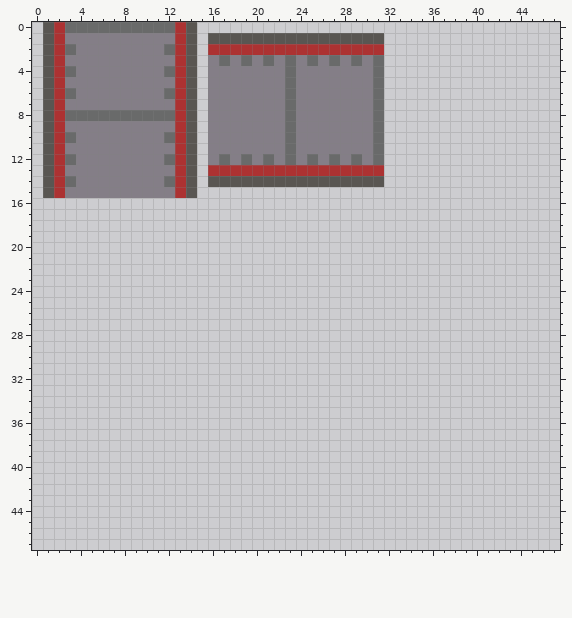
A pixel-art file gets an edit: Assets/Industry/Art/Conveyors x16.ase. Above is the file before it was changed.
48x48 pixels, 1 frame.
And afterwards:
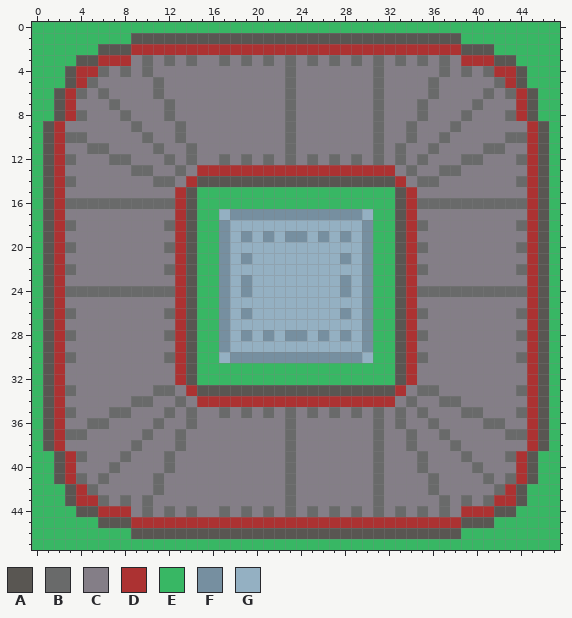
Palette (. is transparent): A #595652  B #696a6a  C #847e87  D #ac3232  E #38b764  F #768fa0  G #94b0c2
Change:
layer "Background" added
layer "Conveyors" added
layer "Machine" added
layer "Layer 1" removed
Layers "Machine", "Conveyors", "Background":
y 0: x 0..47 .ADBBBBBBBBBBDA................................. -> EEEEEEEEEEEEEEEEEEEEEEEEEEEEEEEEEEEEEEEEEEEEEEEE
y 1: x 0..13 .ADCCCCCCCCCCD -> EEEEEEEEEAAAAA; x 15 . -> A; x 32..47 ................ -> AAAAAAAEEEEEEEEE
y 2: x 0..12 .ADBCCCCCCCCB -> EEEEEEAAADDDD; x 14..15 A. -> DD; x 32..47 ................ -> DDDDDDDAAAEEEEEE
y 3: x 0..8 .ADCCCCCC -> EEEEAADDD; x 10 C -> B; x 12..15 CDA. -> BCBC; x 32..47 ................ -> CBCBCBCDDDAAEEEE
y 4: x 0..6 .ADBCCC -> EEEADDB; x 8 C -> B; x 10 C -> B; x 12..15 BDA. -> CCCC; x 32..47 ................ -> CCCCCBCBCBDDAEEE
y 5: x 0..5 .ADCCC -> EEEADB; x 11 C -> B; x 13..15 DA. -> CCC; x 32..47 ................ -> CCCCBCCCCCBDAEEE
y 6: x 0..4 .ADBC -> EEADB; x 6 C -> B; x 11..15 CBDA. -> BCCCC; x 32..47 ................ -> CCCCBCCCCBCBDAEE
y 7: x 0..3 .ADC -> EEAD; x 7 C -> B; x 12..15 CDA. -> BCCC; x 32..47 ................ -> CCCBCCCCBCCCDAEE
y 8: x 0..3 .ADB -> EEAD; x 5..7 BBB -> CCC; x 9..11 BBB -> CCC; x 13..15 DA. -> CCC; x 32..47 ................ -> CCCBCCCBCCCBDAEE
y 9: x 0 . -> E; x 9 C -> B; x 13..15 DA. -> BCC; x 32..47 ................ -> CCBCCCBCCCCCCDAE
y 10: x 0 . -> E; x 4 C -> B; x 10 C -> B; x 12..15 BDA. -> CBCC; x 32..47 ................ -> CCBCCBCCCCCBBDAE
y 11: x 0 . -> E; x 5..6 CC -> BB; x 11 C -> B; x 13..15 DA. -> CBC; x 32..47 ................ -> CBCCBCCCCBBCCDAE
y 12: x 0 . -> E; x 7..8 CC -> BB; x 13..15 DA. -> CBC; x 32..47 ................ -> CBCBCCCBBCCCBDAE
y 13: x 0 . -> E; x 9..10 CC -> BB; x 13..15 DA. -> BCD; x 32..47 ................ -> DCBCCBBCCCCCCDAE
y 14: x 0 . -> E; x 11 C -> B; x 13..15 DA. -> CDA; x 32..47 ................ -> ADCBBCCCCCCCBDAE
y 15: x 0 . -> E; x 15..47 ................................. -> EEEEEEEEEEEEEEEEEEADCCCCCCCCCCDAE
y 16: x 0..47 ................................................ -> EADBBBBBBBBBBDAEEEEEEEEEEEEEEEEEEADBBBBBBBBBBDAE
y 17: x 0..47 ................................................ -> EADCCCCCCCCCCDAEEGFFFFFFFFFFFFGEEADCCCCCCCCCCDAE
y 18: x 0..47 ................................................ -> EADBCCCCCCCCBDAEEFGGGGGGGGGGGGFEEADBCCCCCCCCBDAE
y 19: x 0..47 ................................................ -> EADCCCCCCCCCCDAEEFGFGFGFFGFGFGFEEADCCCCCCCCCCDAE
y 20: x 0..47 ................................................ -> EADBCCCCCCCCBDAEEFGGGGGGGGGGGGFEEADBCCCCCCCCBDAE
y 21: x 0..47 ................................................ -> EADCCCCCCCCCCDAEEFGFGGGGGGGGFGFEEADCCCCCCCCCCDAE
y 22: x 0..47 ................................................ -> EADBCCCCCCCCBDAEEFGGGGGGGGGGGGFEEADBCCCCCCCCBDAE
y 23: x 0..47 ................................................ -> EADCCCCCCCCCCDAEEFGFGGGGGGGGFGFEEADCCCCCCCCCCDAE
y 24: x 0..47 ................................................ -> EADBBBBBBBBBBDAEEFGFGGGGGGGGFGFEEADBBBBBBBBBBDAE
y 25: x 0..47 ................................................ -> EADCCCCCCCCCCDAEEFGGGGGGGGGGGGFEEADCCCCCCCCCCDAE
y 26: x 0..47 ................................................ -> EADBCCCCCCCCBDAEEFGFGGGGGGGGFGFEEADBCCCCCCCCBDAE
y 27: x 0..47 ................................................ -> EADCCCCCCCCCCDAEEFGGGGGGGGGGGGFEEADCCCCCCCCCCDAE
y 28: x 0..47 ................................................ -> EADBCCCCCCCCBDAEEFGFGFGFFGFGFGFEEADBCCCCCCCCBDAE
y 29: x 0..47 ................................................ -> EADCCCCCCCCCCDAEEFGGGGGGGGGGGGFEEADCCCCCCCCCCDAE
y 30: x 0..47 ................................................ -> EADBCCCCCCCCBDAEEGFFFFFFFFFFFFGEEADBCCCCCCCCBDAE
y 31..32: x 0..47 ................................................ -> EADCCCCCCCCCCDAEEEEEEEEEEEEEEEEEEADCCCCCCCCCCDAE
y 33: x 0..47 ................................................ -> EADBCCCCCCCBBCDAAAAAAAAAAAAAAAAAADCBBCCCCCCCBDAE
y 34: x 0..47 ................................................ -> EADCCCCCCBBCCBCDDDDDDDDDDDDDDDDDDCBCCBBCCCCCCDAE
y 35: x 0..47 ................................................ -> EADBCCCBBCCCBCBCCBCBCBCBCBCBCBCBCBCBCCCBBCCCBDAE
y 36: x 0..47 ................................................ -> EADCCBBCCCCBCCBCCCCCCCCBCCCCCCCBCBCCBCCCCBBCCDAE
y 37: x 0..47 ................................................ -> EADBBCCCCCBCCBCCCCCCCCCBCCCCCCCBCCBCCBCCCCCBBDAE
y 38: x 0..47 ................................................ -> EADCCCCCCBCCCBCCCCCCCCCBCCCCCCCBCCBCCCBCCCCCCDAE
y 39: x 0..47 ................................................ -> EEADBCCCBCCCBCCCCCCCCCCBCCCCCCCBCCCBCCCBCCCBDAEE
y 40: x 0..47 ................................................ -> EEADCCCBCCCCBCCCCCCCCCCBCCCCCCCBCCCBCCCCBCCCDAEE
y 41: x 0..47 ................................................ -> EEADBCBCCCCBCCCCCCCCCCCBCCCCCCCBCCCCBCCCCBCBDAEE
y 42: x 0..47 ................................................ -> EEEADBCCCCCBCCCCCCCCCCCBCCCCCCCBCCCCBCCCCCBDAEEE
y 43: x 0..47 ................................................ -> EEEADDBCBCBCCCCCCCCCCCCBCCCCCCCBCCCCCBCBCBDDAEEE
y 44: x 0..47 ................................................ -> EEEEAADDDCBCBCBCCBCBCBCBCBCBCBCBCBCBCBCDDDAAEEEE
y 45: x 0..47 ................................................ -> EEEEEEAAADDDDDDDDDDDDDDDDDDDDDDDDDDDDDDAAAEEEEEE
y 46: x 0..47 ................................................ -> EEEEEEEEEAAAAAAAAAAAAAAAAAAAAAAAAAAAAAAEEEEEEEEE
y 47: x 0..47 ................................................ -> EEEEEEEEEEEEEEEEEEEEEEEEEEEEEEEEEEEEEEEEEEEEEEEE
Pixel boxes of the changes (left, top, right, bottom) in both pictures:
changed: (32, 22, 560, 550)
